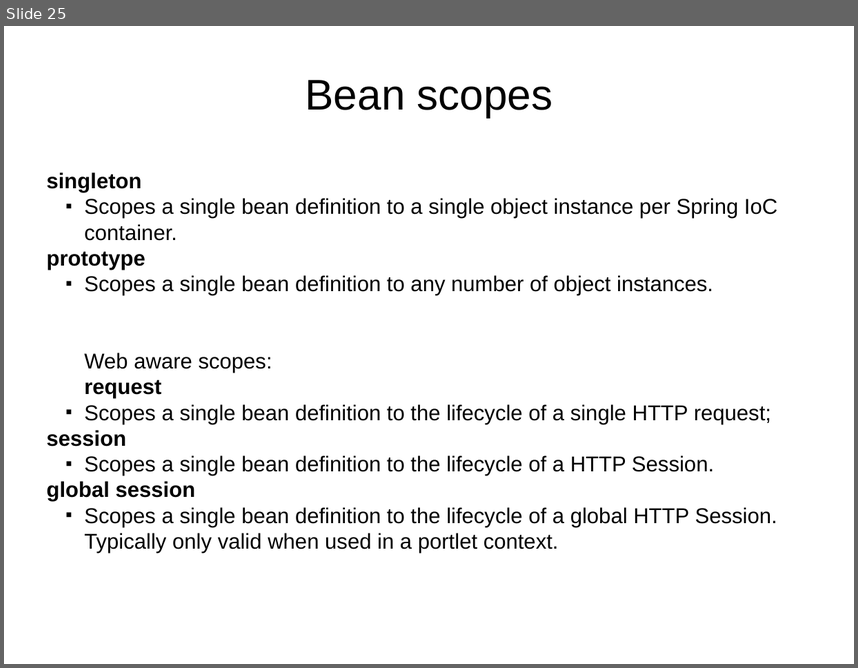
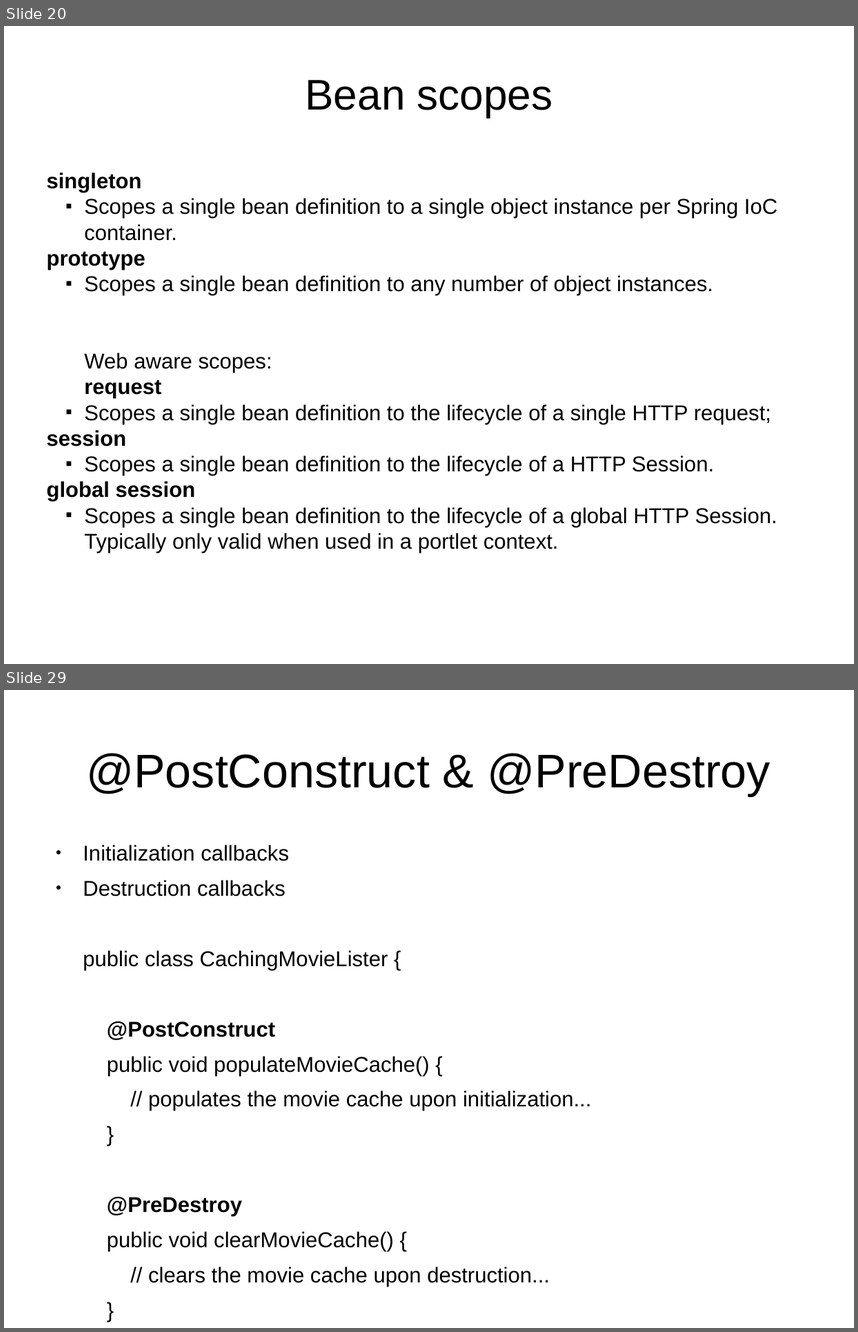
Before and after one commit to delia-popescu/spring-core, a slide deck: src/main/resources/spring_core.odp. Shown one above the other, each under a label of ours: slide 25 before the commit, slides 20 and 29 after it; the slides between them are not shown. The pictures are 858x668 and 858x1332 pixels, drawn with LibreOffice and Linux fonts; fonts in the diff are those of the drawing. Boxes give left, top, right and bottom in pixels: in the first picture for what was removed or moved away, otherwise in the second. Text is boxed around its words. In the diff, an @@ line names an element or a change of style, - is before the commit and + after.

```diff
--- a/src/main/resources/spring_core.odp
+++ b/src/main/resources/spring_core.odp
@@ slide 29 added at <box>4,690,854,1328</box>, background #FFFFFF @@
@@ title added at <box>86,753,771,796</box>, 44 pt, text #000000 @@
+@PostConstruct & @PreDestroy
@@ text added at <box>83,845,591,1287</box>, 20 pt, text #000000 @@
+● Initialization callbacks
+● Destruction callbacks
+public class CachingMovieLister {
+@PostConstruct
+public void populateMovieCache() {
+// populates the movie cache upon initialization...
+}
+@PreDestroy
+public void clearMovieCache() {
+// clears the movie cache upon destruction...
+}
+}
@@ what was slide 25 is now slide 20 @@
```
Also in this commit, not shown: 24 slides changed, 33 other slides added, 14 slides removed.
